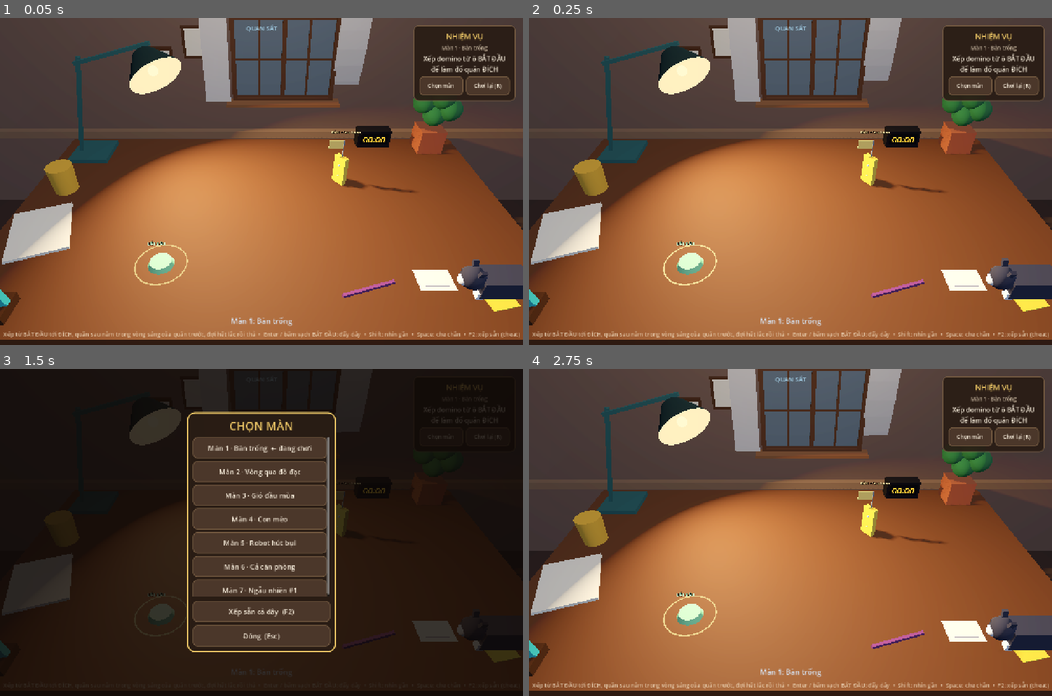
Above: before the commit, frames 1-4 (two rows, left to right).
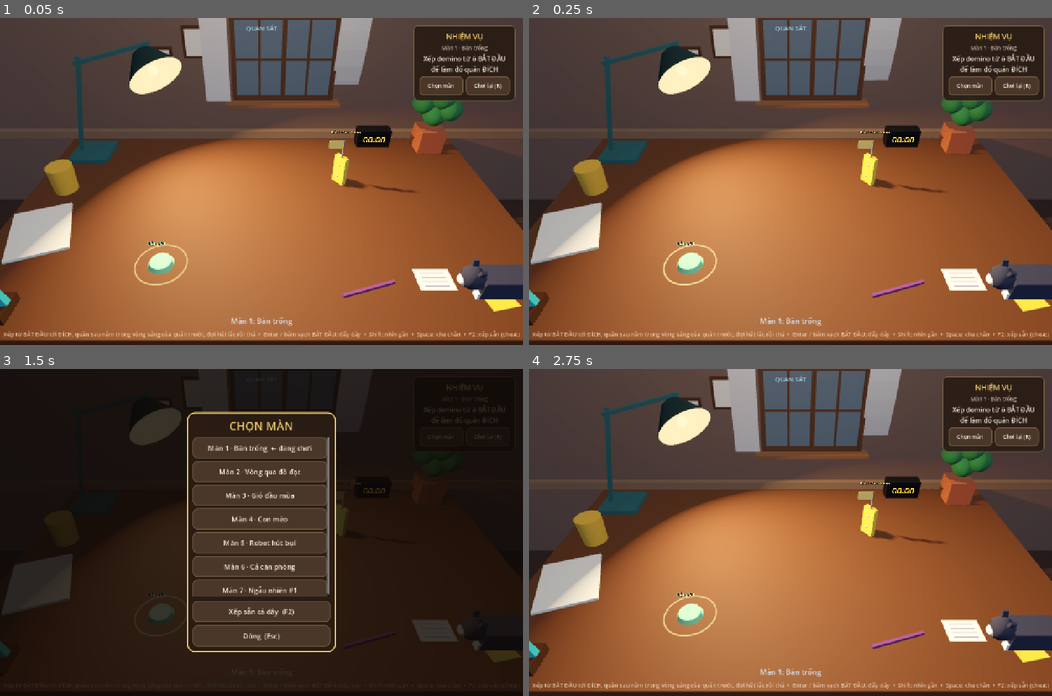
Above: after the commit, the same moments.

Repository: khaitd2605/cat
Game: Godot game, scene res://scenes/main_3d.tscn
Two runs of this game, one before a commit and one after it. Both use one fixed random seed, a clock stepped at 60 frames per second and the inputs below.
Inputs:
- Up to frame 1 (0.05 s): no input
- Up to frame 2 (0.25 s): no input
- Up to frame 3 (1.5 s): click "Chọn màn" at 0.5 s; click "Chơi lại (R)" at 1.25 s
- Up to frame 4 (2.75 s): click "Màn 1 · Bàn trống ← đang chơi" at 2 s

The runs differ from the first frame. In frame 1, 1.5% of the frame differs, in the area x 0-100%, y 0-99%; in frame 2, 1.5%; in frame 3, less than 0.1%; in frame 4, 1.5%.

Commit message:
chore: bật MSAA 4x và loại ảnh debug khỏi gói web
Phòng toàn màu phẳng và bóng cứng - không texture rối, không shader loé -
nên mọi răng cưa game có đều nằm trên cạnh hình học, đúng và chỉ đúng thứ
MSAA xử lý. Đo trên bàn đông đồ nhất: 4x tốn thêm 0.18 ms/frame trên ngân
sách 16.7 ms, còn 8x không mua thêm được gì nhìn thấy được.

exclude_filter loại 4 ảnh debug ở gốc project (.goal/.lamp/.shot/.white.png)
vốn bị export_filter="all_resources" kéo vào gói công khai: .pck từ 543KB
xuống 208KB.

Co-Authored-By: Claude Opus 5 (1M context) <noreply@anthropic.com>

Diff:
--- a/project.godot
+++ b/project.godot
@@ -46,4 +46,9 @@
 
 renderer/rendering_method="gl_compatibility"
 renderer/rendering_method.mobile="gl_compatibility"
+; The room is flat colours and hard silhouettes - no busy textures, no glinting
+; shaders - so every bit of aliasing the game has is on a geometry edge, which is
+; exactly and only what MSAA fixes. Measured on the crowded desk: 4x costs
+; +0.18 ms/frame against a 16.7 ms budget, and 8x buys nothing visible over it.
+anti_aliasing/quality/msaa_3d=2
 textures/canvas_textures/default_texture_filter=1
Not shown, changed: export_presets.cfg
